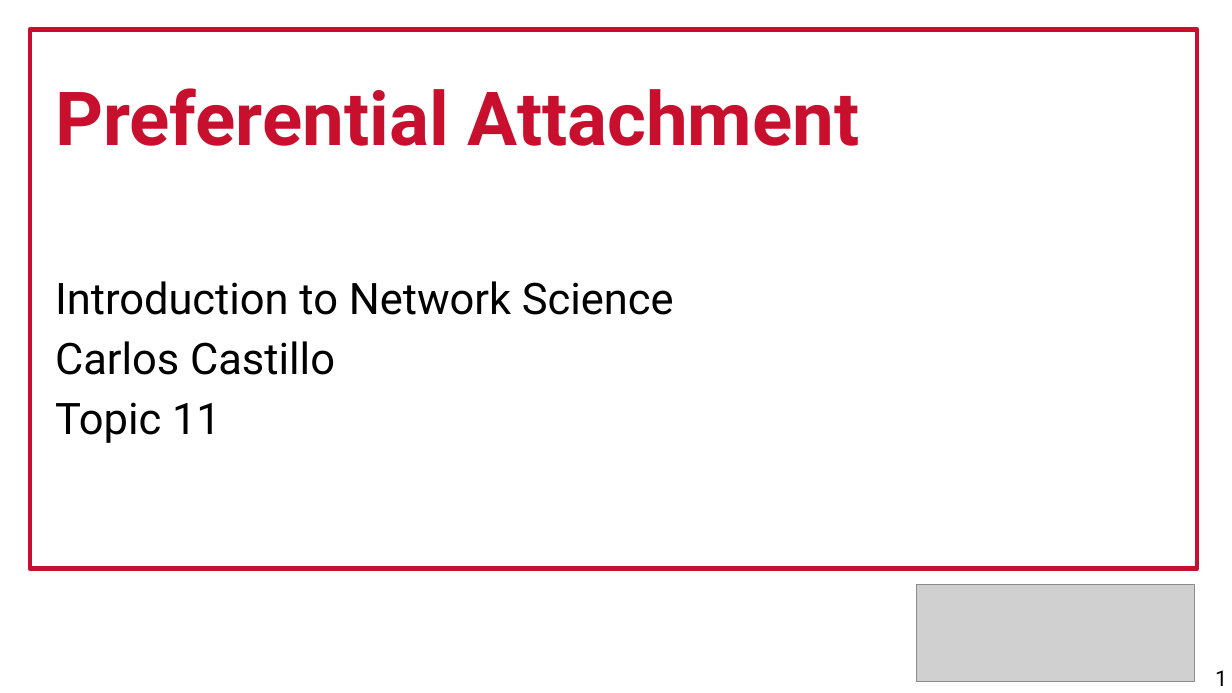
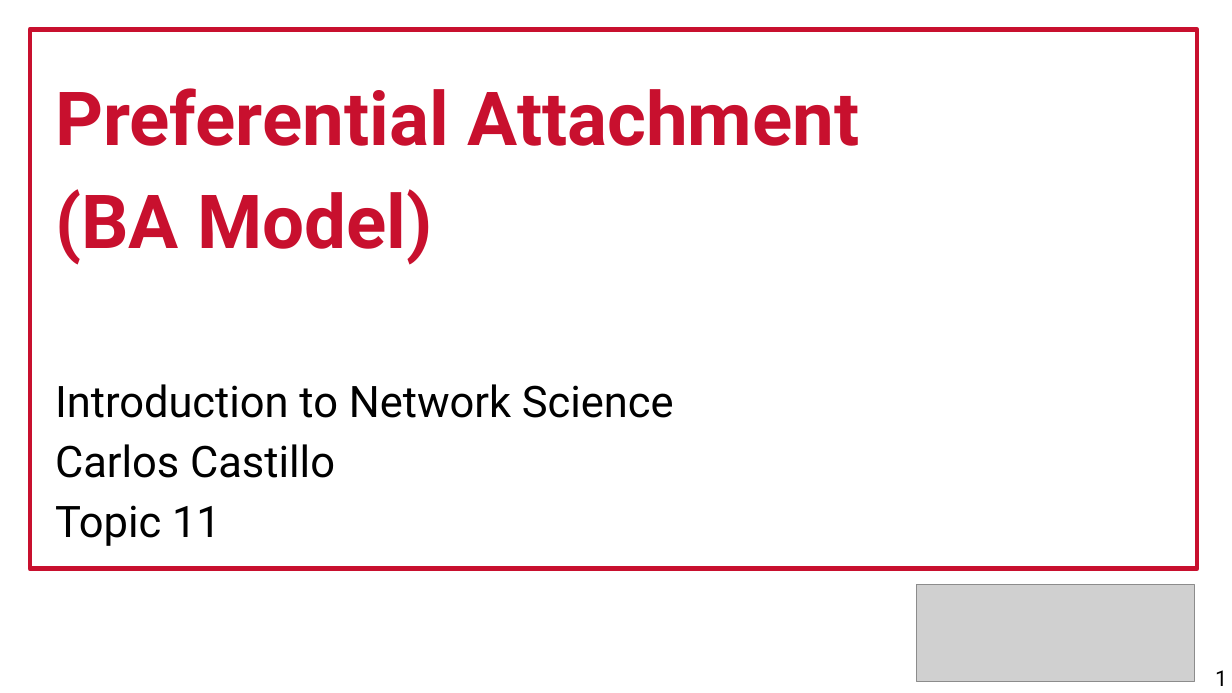
Before and after one commit to chatox/networks-science-course, a slide deck: slide 1 of theory/odp/tt11_preferential_attachment.odp. Drawn at 1232x693 pixels with LibreOffice and Linux fonts; fonts in the diff are those of the drawing; grey boxes stand for pictures. Boxes give left, top, right and bottom in pixels: in the first picture for what was removed or moved away, otherwise in the second. Text is boxed around its words. In the diff, an @@ line names an element or a change of style, - is before the commit and + after.

```diff
--- a/theory/odp/tt11_preferential_attachment.odp
+++ b/theory/odp/tt11_preferential_attachment.odp
@@ text at bbox=[55, 88, 860, 265]: text changed @@
-Preferential Attachment
+Preferential Attachment
+(BA Model)
```
Also in this commit, not shown: 3 other slides changed, 38 other files.
